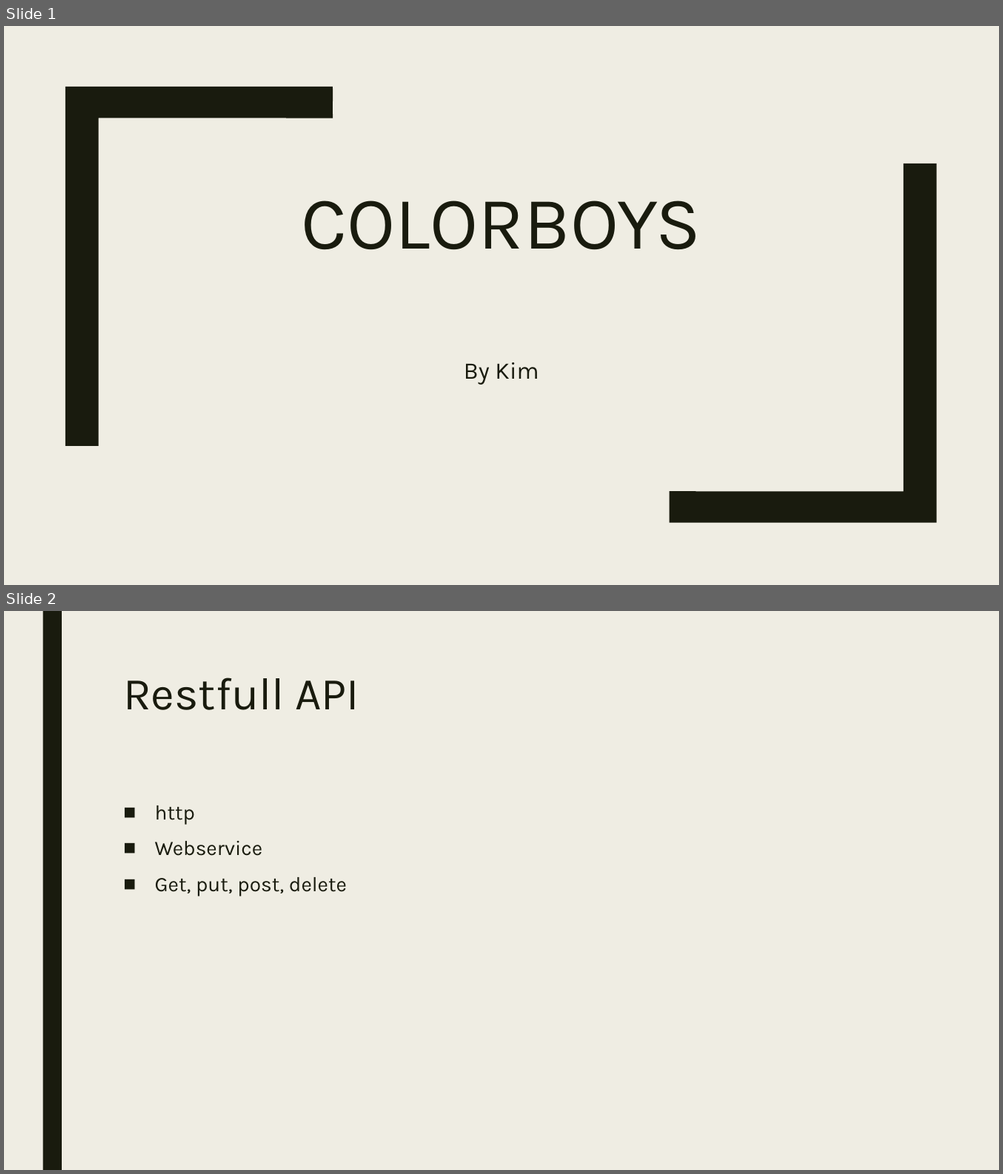
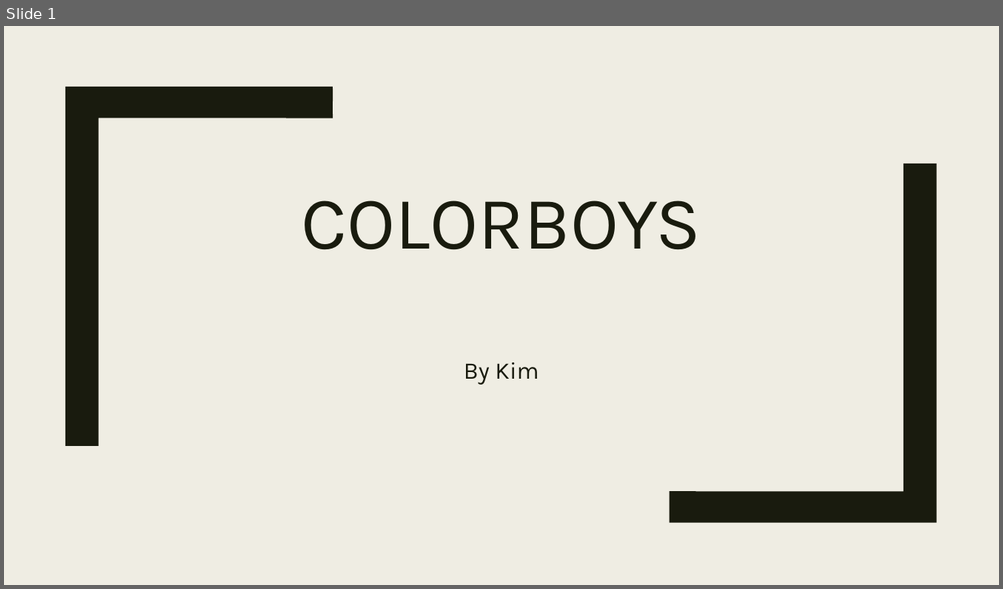
Before and after one commit to Tom0205/StageBeheer, a slide deck: Documenten/PitchPP.pptx. Shown one above the other, each under a label of ours: slides 1 and 2 before the commit, slide 1 after it. The pictures are 1003x1174 and 1003x589 pixels, drawn with LibreOffice and Linux fonts; fonts in the diff are those of the drawing. Boxes give left, top, right and bottom in pixels: in the first picture for what was removed or moved away, otherwise in the second. Text is boxed around its words. In the diff, an @@ line names an element or a change of style, - is before the commit and + after.

```diff
--- a/Documenten/PitchPP.pptx
+++ b/Documenten/PitchPP.pptx
@@ slide 2 removed at (4,611,999,1170), background #EFEDE3 @@
@@ rectangle removed at (42,611,62,1170) @@
@@ title removed at (123,678,359,710) @@
-Restfull API
@@ text removed at (155,806,347,897) @@
-■ http
-■ Webservice
-■ Get, put, post, delete
```
Also in this commit, not shown: 1 slide changed, 4 slides added, 1 other slide removed, 1 other file.
